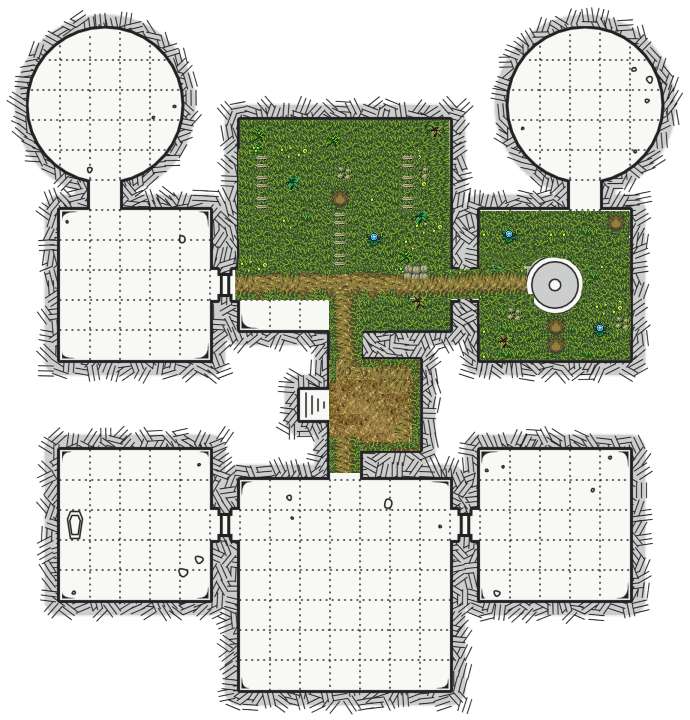
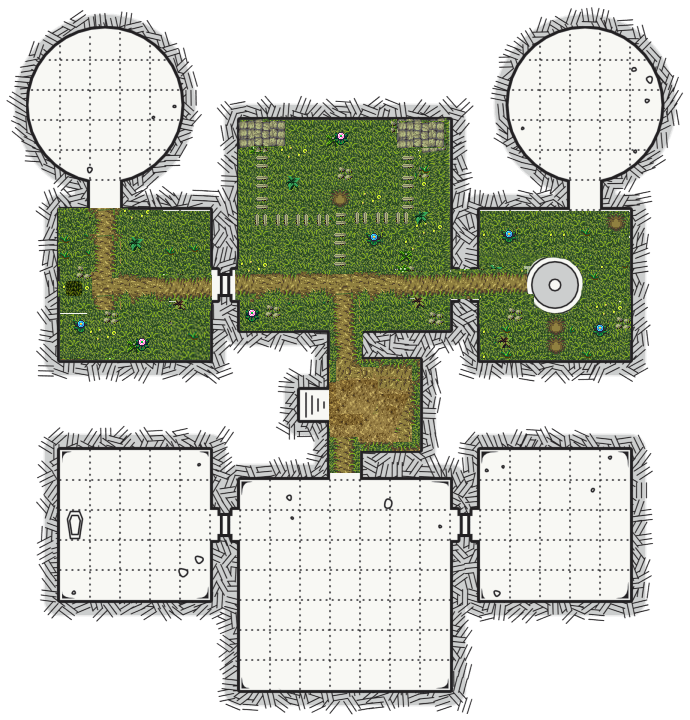
Two versions of the same layered image (690px x 720px). Layer-by-layer changes:
renamed "Capa 80" to "Capa 91", painted on it over [58, 117, 449, 360]
removed layer "Capa 74" over [395, 171, 417, 215]
removed layer "Capa 73" over [254, 211, 273, 215]
removed layer "Capa 75" over [322, 208, 336, 229]
removed layer "Capa 78" over [354, 224, 384, 228]
removed layer "Capa 76" over [354, 186, 374, 226]
removed layer "Capa 72" over [238, 120, 449, 331]
